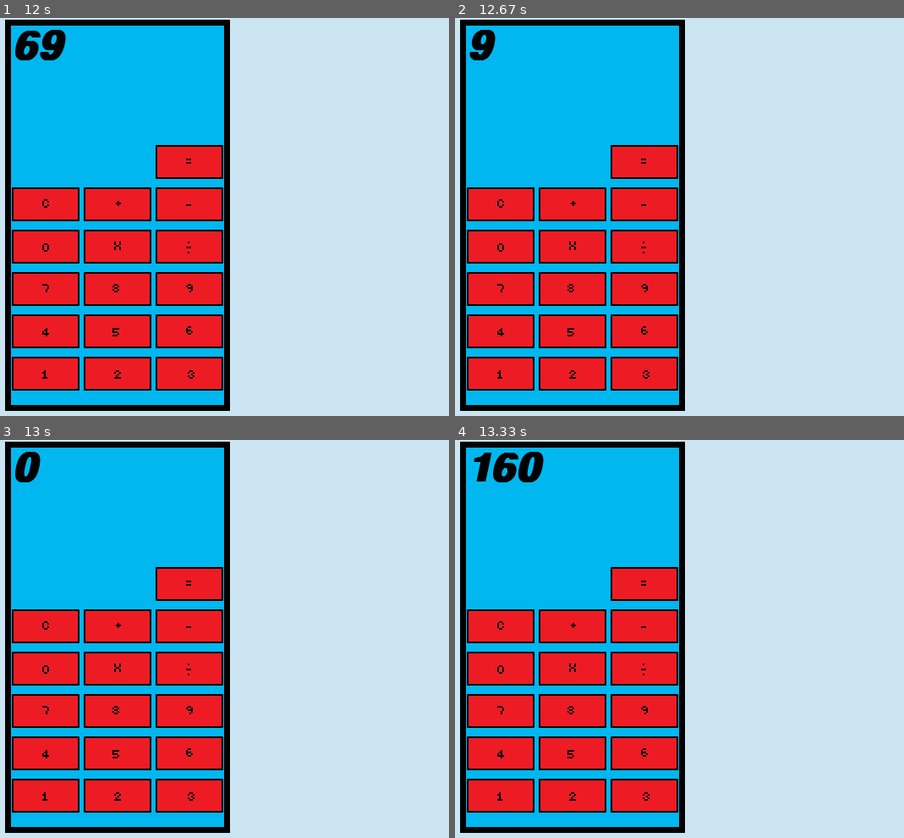
Above: before the commit, frames 1-4 (two rows, left to right).
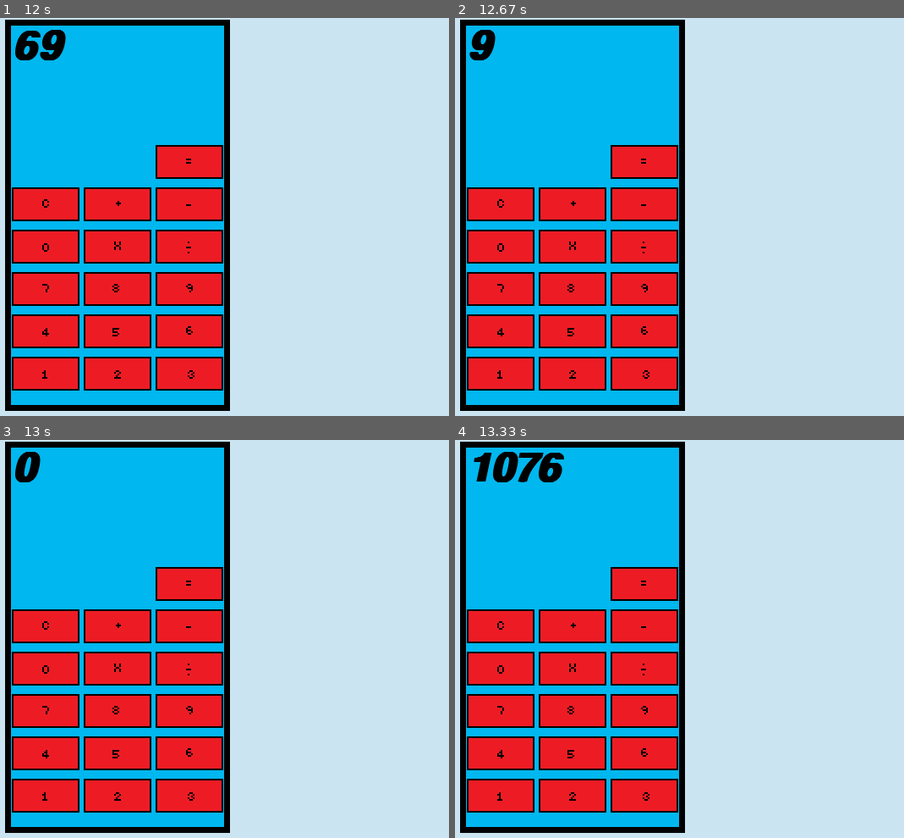
Above: after the commit, the same moments.

Repository: JustSch/calculator_pygame
Game: pygame game, started from calculator.py
The game is run twice, just before and just after one commit, with the same random seed, the same clock (stepped at 60 frames per second) and the same inputs.
Inputs (mouse positions are in pixels of both pictures, inside the frame that each line leads up to):
- Up to frame 1 (12 s): click "0" at 0.38 s; click (143, 232) at 0.72 s; click (188, 205) at 1.05 s; click (44, 372) at 1.38 s; click (188, 288) at 1.72 s; click (44, 332) at 2.05 s; click (188, 332) at 2.38 s; click "1946" at 2.72 s; click "0" at 3.05 s; click (188, 244) at 3.38 s; click (44, 332) at 4.22 s; click (116, 276) at 4.55 s; click (161, 153) at 4.88 s; click (157, 193) at 5.22 s; click (116, 244) at 5.55 s; click (188, 332) at 5.88 s; click (44, 244) at 6.22 s; click (44, 205) at 6.55 s; click (188, 288) at 6.88 s; click (71, 376) at 7.22 s; click (184, 332) at 7.55 s; click "916" at 7.88 s; click (188, 205) at 8.22 s; click (188, 161) at 8.55 s; click (116, 205) at 8.88 s; click (62, 272) at 9.22 s; click (215, 388) at 9.55 s; click "73" at 9.88 s; click (44, 372) at 10.22 s; click "1" at 10.55 s; click (89, 272) at 10.88 s; click "8" at 11.22 s; click (188, 332) at 11.55 s; click (206, 284) at 11.88 s
- Up to frame 2 (12.67 s): click "69" at 12.22 s; click (675, 284) at 12.55 s
- Up to frame 3 (13 s): click "9" at 12.88 s
- Up to frame 4 (13.33 s): click (643, 583) at 13.22 s

Frames 1-3 are identical in both runs. In frame 4, 0.6% of the frame differs, in the area x 8-25%, y 2-11%.

Commit message:
fix for consecutive calculations

Diff:
--- a/calculator.py
+++ b/calculator.py
@@ -10,7 +10,13 @@
 subtraction = False
 multiplication = False
 division = False
+equals =  False #keep track of if calculation was performed yet or not
+                #needed incase equal sign is pressed before next calculation
+
+first_num = 0
 second_num = 0
+
+display_num = 0
 
 #pt 2 slides should be algorithm (continue button placement too)
 
@@ -42,8 +48,7 @@
 # convert first_num to float and add (input_num * (1/x)) tenth needs to change to hundredth/ thousandth?
 # where x begins as 10 then is multiplied by ten as more parts of the decimal number are given
 
-display_num = 0 #will not == first_num when addition/subtraction/etc(operation) is triggered
-first_num = 0
+
 
 screen = pygame.display.set_mode((SCREEN_WIDTH,SCREEN_HEIGHT))
 pygame.display.set_caption('Pygame Calculator')
@@ -131,6 +136,7 @@
         if division:
             #handle division by zero error here
             first_num = first_num / second_num
+        print(first_num)
         return first_num
 
 while run:
@@ -141,67 +147,36 @@
     calculator_frame.draw(screen)
     if calculator_button_1.draw(screen):
         print('1 pressed')
-        if display_num == 0:
-            display_num = 1
-        else:
-            display_num = display_num * 10 + 1
+        display_num = display_num * 10 + 1
     if calculator_button_2.draw(screen):
         #can put these lines into its own function with number passed in
         print('2 pressed')
-        if display_num == 0:
-            display_num = 2
-        else:
-            display_num = display_num * 10 + 2
+        display_num = display_num * 10 + 2
     if calculator_button_3.draw(screen):
         print('3 pressed')
-        if display_num == 0:
-            display_num = 3
-        else:
-            display_num = display_num * 10 + 3
+        display_num = display_num * 10 + 3
     if calculator_button_4.draw(screen):
         print('4 pressed')
-        if display_num == 0:
-            display_num = 4
-        else:
-            display_num = display_num * 10 + 4
+        display_num = display_num * 10 + 4
     if calculator_button_5.draw(screen):
         print('5 pressed')
-        if display_num == 0:
-            display_num = 5
-        else:
-            display_num = display_num * 10 + 5
+        display_num = display_num * 10 + 5
     if calculator_button_6.draw(screen):
         print('6 pressed')
-        if display_num == 0:
-            display_num = 6
-        else:
-            display_num = display_num * 10 + 6
+        display_num = display_num * 10 + 6
     if calculator_button_7.draw(screen):
         print('7 pressed')
-        if display_num == 0:
-            display_num = 7
-        else:
-            display_num = display_num * 10 + 7
+        display_num = display_num * 10 + 7
     if calculator_button_8.draw(screen):
         print('8 pressed')
-        if display_num == 0:
-            display_num = 8
-        else:
-            display_num = display_num * 10 + 8
-
+        display_num = display_num * 10 + 8
     if calculator_button_9.draw(screen):
         print('9 pressed')
-        if display_num == 0:
-            display_num = 9
-        else:
-            display_num = display_num * 10 + 9
+        display_num = display_num * 10 + 9
 
     if calculator_button_0.draw(screen):
         print('0 pressed')
-        if display_num == 0:
-            display_num = 0
-        else:
-            display_num = display_num * 10 + 0
+        display_num = display_num * 10 + 0
 
     if calculator_button_16.draw(screen):
         print('Clear pressed')
@@ -210,17 +185,21 @@
         subtraction = False
         multiplication = False
         division = False
+        equals = False
         first_num = 0
         second_num = 0
 
 
     if calculator_button_10.draw(screen):
         print('Plus pressed')
-        if first_num == 0:
-            first_num = display_num
-        elif second_num == 0:
-            second_num = display_num
-        display_num = do_calculation(first_num, second_num, addition, subtraction, multiplication, division)
+        if not equals:
+            if first_num == 0:
+                first_num = display_num
+            elif second_num == 0:
+                second_num = display_num
+            display_num = do_calculation(first_num, second_num, addition, subtraction, multiplication, division)
+        else:
+            equals = False
         addition = True
         subtraction = False
         multiplication = False
@@ -231,11 +210,14 @@
 
     if calculator_button_11.draw(screen):
         print('Minus pressed')
-        if first_num == 0:
-            first_num = display_num
-        elif second_num == 0:
-            second_num = display_num
-        display_num = do_calculation(first_num, second_num, addition, subtraction, multiplication, division)
+        if not equals:
+            if first_num == 0:
+                first_num = display_num
+            elif second_num == 0:
+                second_num = display_num
+            display_num = do_calculation(first_num, second_num, addition, subtraction, multiplication, division)
+        else:
+            equals = False
         addition = False
         subtraction = True
         multiplication = False
@@ -245,11 +227,14 @@
         display_num = 0
     if calculator_button_14.draw(screen):
         print('Times pressed')
-        if first_num == 0:
-            first_num = display_num
-        elif second_num == 0:
-            second_num = display_num
-        display_num = do_calculation(first_num, second_num, addition, subtraction, multiplication, division)
+        if not equals:
+            if first_num == 0:
+                first_num = display_num
+            elif second_num == 0:
+                second_num = display_num
+            display_num = do_calculation(first_num, second_num, addition, subtraction, multiplication, division)
+        else:
+            equals = False
         addition = False
         subtraction = False
         multiplication = True
@@ -260,11 +245,14 @@
 
     if calculator_button_13.draw(screen):
         print('Divide pressed')
-        if first_num == 0:
-            first_num = display_num
-        elif second_num == 0:
-            second_num = display_num
-        display_num = do_calculation(first_num, second_num, addition, subtraction, multiplication, division)
+        if not equals:
+            if first_num == 0:
+                first_num = display_num
+            elif second_num == 0:
+                second_num = display_num
+            display_num = do_calculation(first_num, second_num, addition, subtraction, multiplication, division)
+        else:
+            equals = False
         addition = False
         subtraction = False
         multiplication = False
@@ -282,6 +270,7 @@
 
         first_num = do_calculation(first_num, second_num, addition, subtraction, multiplication, division)
         display_num = first_num
+        equals = True
 
     # calculator_button_16.draw(screen)
     # calculator_button_10.draw(screen)
@@ -294,8 +283,6 @@
 
     draw_text(str(display_num),text_font,(0,0,0),50,10)
     for event in pygame.event.get():
-
-
         if event.type == pygame.QUIT:
             run = False
     pygame.display.update()
